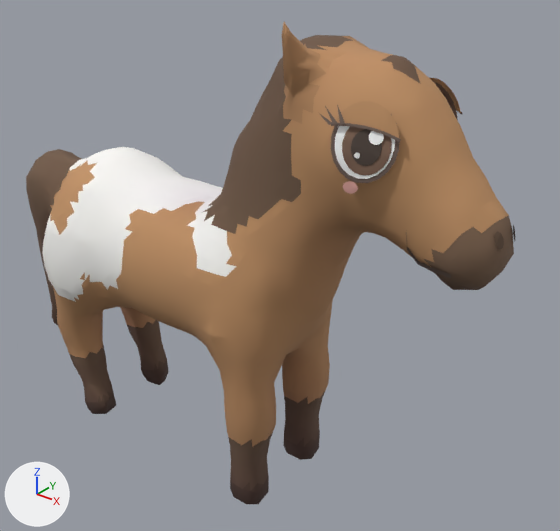
The glTF model art/models/animals/mustang.glb: old version first, new version second.
One viewpoint serves both versions: a 50 mm camera at (0.902, -0.949, 1.06) aimed at (0.101, 0.052, 0.44). Lighting does not change. The marker at lower left points along +X, +Y and +Z. The picture after the commit comes second. Vertices at exactly the same position are counted once.

Script lines for the objects in view, before the commit:
```python
me_mustang = bpy.data.meshes.new('mustang')
me_mustang.from_pydata(...)  # 2427 vertices, 3929 faces; spans x -0.544..0.544, y -0.16..0.16, z 0.0..0.902
me_mustang.materials.append(mat_coat)
ob_mustang = bpy.data.objects.new('mustang', me_mustang)
ob_mustang.location = (0.0, 0.0, 0.0)
```
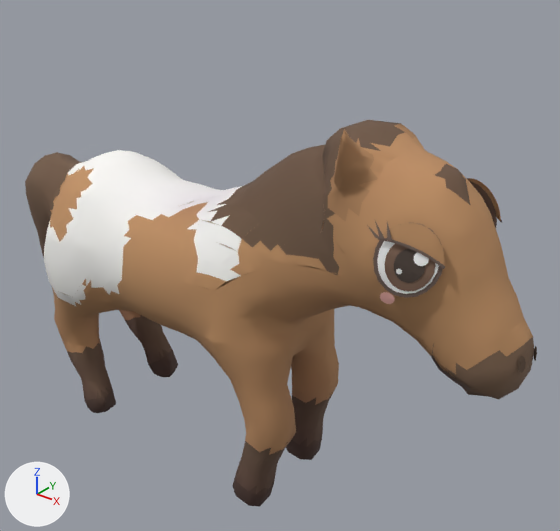
The newer file adds a shape key; the second version is drawn at full value of the shape key 'sleep' of 'mustang', and the change is written as the vertex moves it makes.

Location of each change, [x1, y1, x2, y2] in pixels of the pictures (560 x 531 px; the box of a moved part takes in the faces that stretch with it):
'mustang', reshaped (20% shorter)
    before: [26, 22, 515, 504]
    after: [25, 120, 537, 507]
part 1 of me_mustang, moved or reshaped
    before: [331, 114, 400, 183]
    after: [373, 222, 444, 298]
part 2 of me_mustang, moved or reshaped
    before: [335, 126, 395, 179]
    after: [377, 241, 439, 294]
part 3 of me_mustang, moved or reshaped
    before: [342, 127, 392, 175]
    after: [385, 244, 436, 292]
part 4 of me_mustang, moved or reshaped
    before: [351, 129, 382, 166]
    after: [394, 249, 425, 283]
part 5 of me_mustang, moved or reshaped
    before: [369, 131, 384, 145]
    after: [413, 252, 429, 266]
part 6 of me_mustang, moved or reshaped
    before: [354, 152, 360, 158]
    after: [396, 269, 402, 274]
part 7 of me_mustang, moved or reshaped
    before: [336, 101, 400, 139]
    after: [383, 223, 445, 265]
part 8 of me_mustang, moved or reshaped
    before: [331, 123, 401, 142]
    after: [378, 238, 445, 269]
part 9 of me_mustang, moved or reshaped
    before: [343, 181, 358, 194]
    after: [380, 292, 395, 304]
part 10 of me_mustang, moved or reshaped
    before: [494, 231, 504, 249]
    after: [518, 356, 526, 373]
part 11 of me_mustang, moved or reshaped
    before: [406, 233, 451, 278]
    after: [431, 344, 471, 391]
part 12 of me_mustang, moved or reshaped
    before: [433, 81, 458, 121]
    after: [469, 181, 497, 228]
part 13 of me_mustang, moved or reshaped
    before: [430, 78, 461, 113]
    after: [467, 178, 501, 221]
part 14 of me_mustang, moved or reshaped
    before: [513, 225, 515, 241]
    after: [534, 346, 537, 360]
part 15 of me_mustang, moved or reshaped
    before: [26, 22, 514, 504]
    after: [25, 120, 534, 507]

What changed in the scene script:
```text
Change me_mustang:
    remove me_mustang.from_pydata(...)  # 2427 vertices, 3929 faces; spans x -0.544..0.544, y -0.16..0.16, z 0.0..0.902
    add me_mustang.from_pydata(...)  # 2427 vertices, 3929 faces; spans x -0.544..0.6, y -0.158..0.161, z 0.0..0.779
    me_mustang part 1: the loose piece of 21 vertices spanning x 0.317..0.408, y -0.114..-0.076, z 0.704..0.808 is multiplied about its middle by the matrix ((0.98, 0.0, 0.199), (0.01, 0.999, -0.049), (-0.198, 0.05, 0.979)), then moved by (0.084, -0.01, -0.145)
    me_mustang part 2: the loose piece of 21 vertices spanning x 0.323..0.402, y -0.113..-0.079, z 0.71..0.802 is multiplied about its middle by the matrix ((0.98, 0.0, 0.199), (0.01, 0.999, -0.049), (-0.198, 0.05, 0.979)), then moved by (0.084, -0.01, -0.145)
    me_mustang part 3: the loose piece of 21 vertices spanning x 0.335..0.4, y -0.111..-0.083, z 0.715..0.789 is multiplied about its middle by the matrix ((0.98, 0.0, 0.199), (0.01, 0.999, -0.049), (-0.198, 0.05, 0.979)), then moved by (0.083, -0.009, -0.146)
    me_mustang part 4: the loose piece of 21 vertices spanning x 0.348..0.388, y -0.107..-0.09, z 0.728..0.775 is multiplied about its middle by the matrix ((0.98, 0.0, 0.199), (0.01, 0.999, -0.049), (-0.198, 0.05, 0.979)), then moved by (0.083, -0.009, -0.146)
    me_mustang part 5: the loose piece of 13 vertices spanning x 0.369..0.389, y -0.096..-0.089, z 0.756..0.776 is multiplied about its middle by the matrix ((0.98, 0.0, 0.199), (0.01, 0.999, -0.049), (-0.198, 0.05, 0.979)), then moved by (0.086, -0.01, -0.148)
    me_mustang part 6: the loose piece of 11 vertices spanning x 0.355..0.363, y -0.107..-0.104, z 0.737..0.744 is moved by (0.081, -0.009, -0.144)
    me_mustang part 7: the loose piece of 42 vertices spanning x 0.32..0.41, y -0.11..-0.081, z 0.765..0.81 is multiplied about its middle by the matrix ((0.98, 0.0, 0.199), (0.01, 0.999, -0.049), (-0.198, 0.05, 0.979)), then moved by (0.09, -0.011, -0.146)
    me_mustang part 8: the loose piece of 50 vertices spanning x 0.319..0.411, y -0.112..-0.085, z 0.764..0.781 is multiplied about its middle by the matrix ((0.98, 0.0, 0.199), (0.01, 0.999, -0.049), (-0.198, 0.05, 0.979)), then moved by (0.087, -0.01, -0.146)
    me_mustang part 9: the loose piece of 15 vertices spanning x 0.345..0.365, y -0.117..-0.109, z 0.688..0.704 is multiplied about its middle by the matrix ((0.98, 0.0, 0.199), (0.01, 0.999, -0.049), (-0.198, 0.05, 0.979)), then moved by (0.072, -0.007, -0.143)
    me_mustang part 10: the loose piece of 13 vertices spanning x 0.529..0.541, y -0.028..-0.012, z 0.625..0.647 is scaled about its middle by (0.646, 0.985, 1.08), then moved by (0.057, -0.002, -0.173)
    me_mustang part 11: the loose piece of 10 vertices spanning x 0.425..0.492, y -0.077..-0.062, z 0.583..0.642 is multiplied about its middle by the matrix ((0.98, 0.0, 0.199), (0.01, 0.999, -0.049), (-0.198, 0.05, 0.979)), then moved by (0.054, -0.002, -0.159)
    me_mustang part 12: the loose piece of 21 vertices spanning x 0.317..0.408, y 0.079..0.113, z 0.703..0.808 is multiplied about its middle by the matrix ((0.98, 0.0, 0.199), (0.01, 0.999, -0.049), (-0.198, 0.05, 0.979)), then moved by (0.084, -0.01, -0.135)
    me_mustang part 13: the loose piece of 42 vertices spanning x 0.319..0.41, y 0.085..0.11, z 0.765..0.81 is multiplied about its middle by the matrix ((0.98, 0.0, 0.199), (0.01, 0.999, -0.049), (-0.198, 0.05, 0.979)), then moved by (0.09, -0.011, -0.136)
    me_mustang part 14: the loose piece of 13 vertices spanning x 0.534..0.544, y 0.014..0.028, z 0.621..0.645 is multiplied about its middle by the matrix ((0.98, 0.0, 0.199), (0.01, 0.999, -0.049), (-0.198, 0.05, 0.979)), then moved by (0.056, -0.002, -0.171)
    me_mustang part 15: 1951 of 2427 vertices moved; they spanned x -0.544..0.542, y -0.16..0.16, z 0.0..0.902 and now span x -0.544..0.594, y -0.158..0.161, z 0.0..0.779; mean shift (0.023, -0.001, -0.032); largest move (0.539, -0.016, 0.627) -> (0.594, -0.018, 0.454)
    other edits to the shape of me_mustang do not show in these pictures
```
